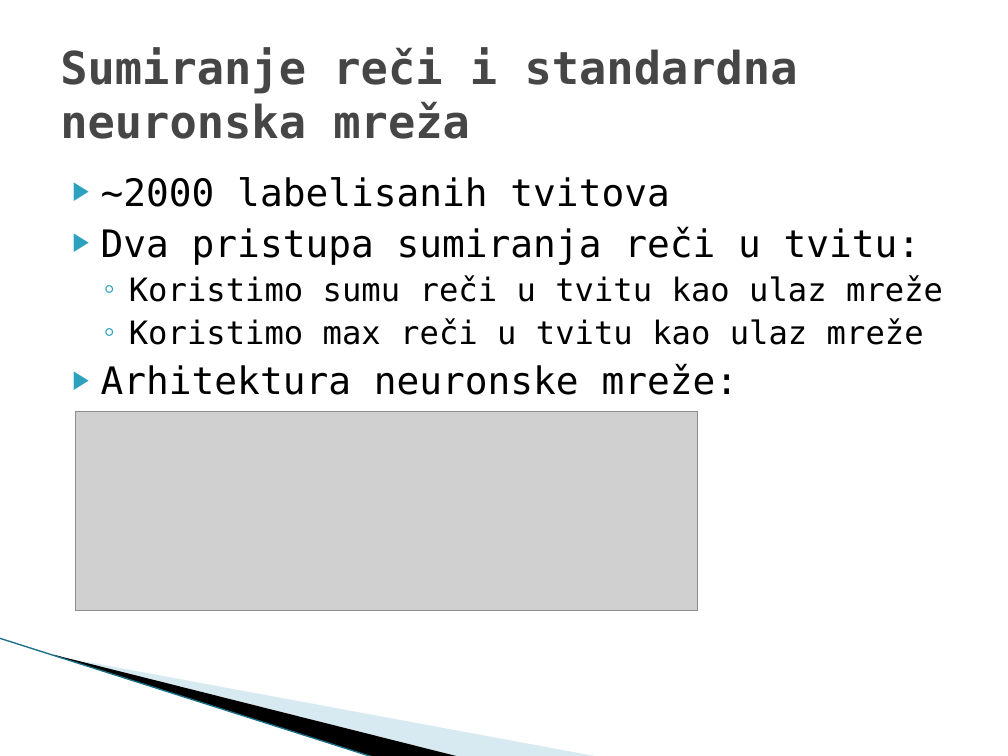
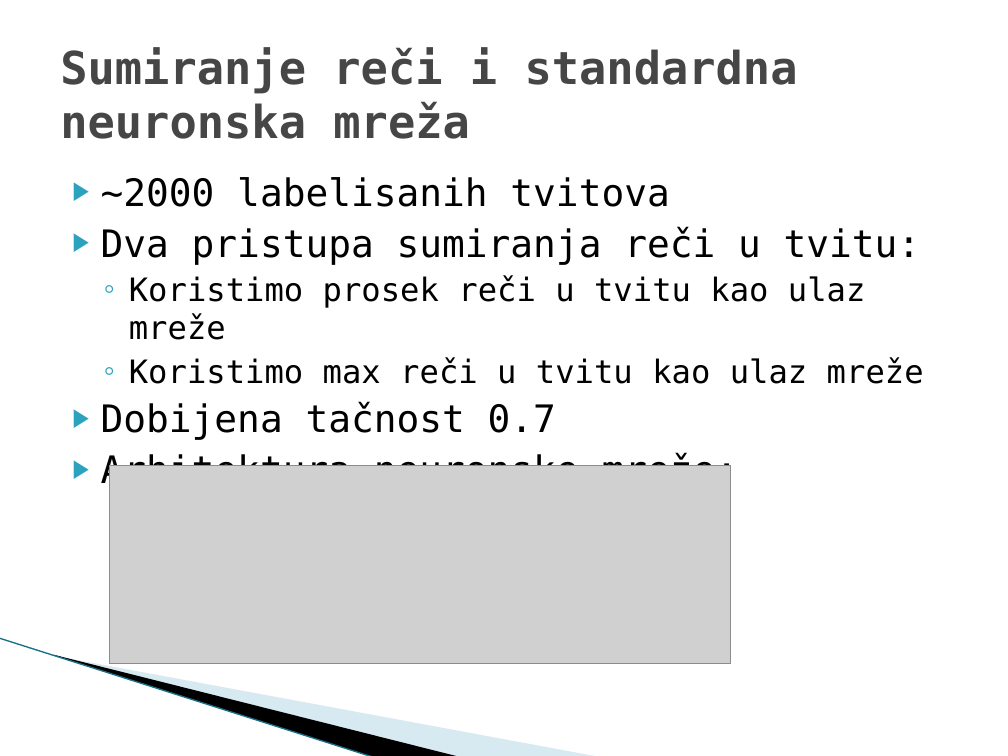
Before and after one commit to markoradosavljevic/twittersplitter, a slide deck: slide 9 of TwitterSplitter (1).pptx. Drawn at 1008x756 pixels with LibreOffice and Linux fonts; fonts in the diff are those of the drawing; grey boxes stand for pictures; background and template pictures are left out. Boxes give left, top, right and bottom in pixels: in the first picture for what was removed or moved away, otherwise in the second. Text is boxed around its words. In the diff, an @@ line names an element or a change of style, - is before the commit and + after.

```diff
--- a/TwitterSplitter (1).pptx
+++ b/TwitterSplitter (1).pptx
@@ text at (129,275,866,340): text changed @@
-  ◦ Koristimo sumu reči u tvitu kao ulaz mreže
+  ◦ Koristimo prosek reči u tvitu kao ulaz mreže
@@ text at (101,402,556,440): paragraph added @@
+▶ Dobijena tačnost 0.7
@@ picture: place and size @@
-picture at (76,411,698,610)
+picture at (109,466,731,664)
```
Also in this commit, not shown: 1 other slide changed.
